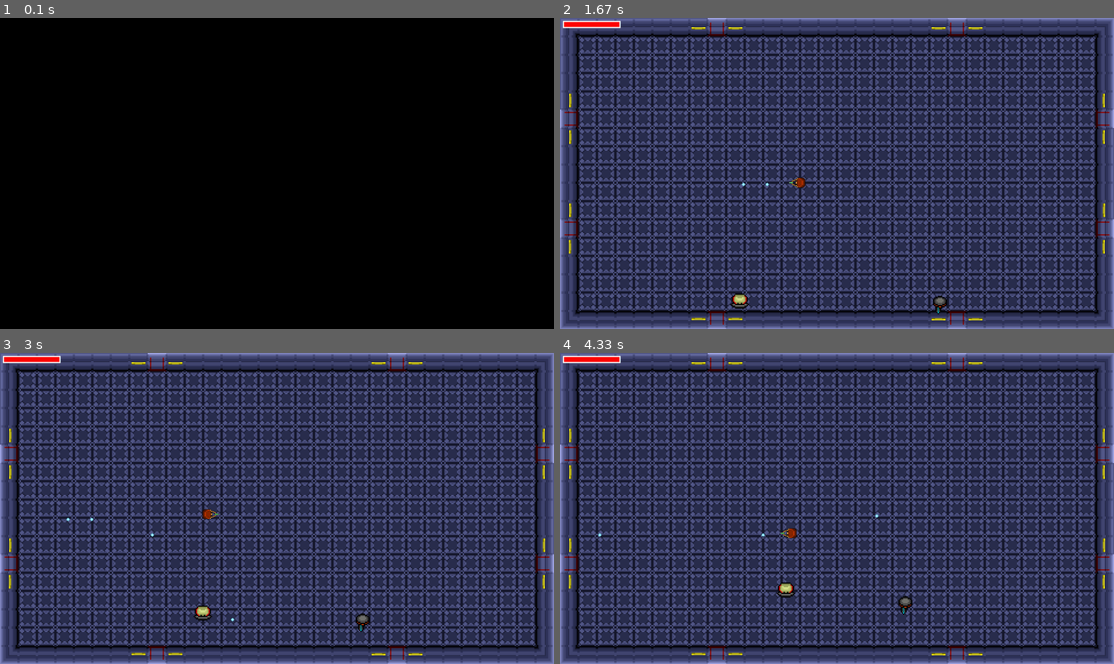
Above: before the commit, frames 1-4 (two rows, left to right).
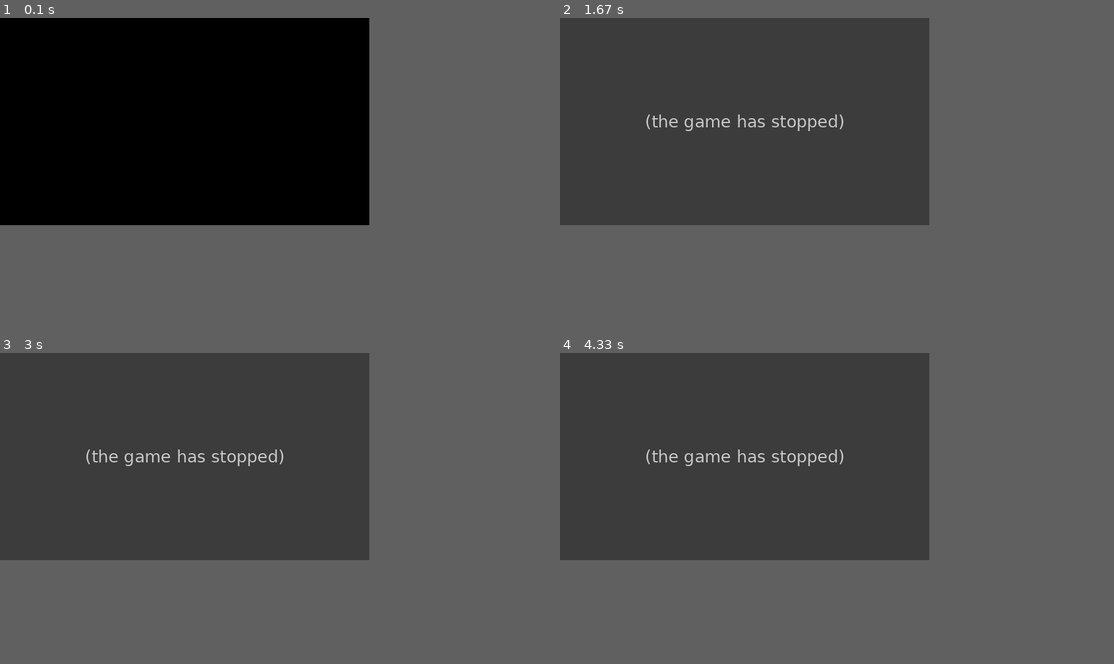
Above: after the commit, the same moments.

Repository: Jay-J-Williams/iTeamA3
Game: pygame game, started from Pygame_GroupProject/SolusMiles.py
Two runs of this game, one before a commit and one after it. Both use one fixed random seed, a clock stepped at 60 frames per second and the inputs below.
Inputs:
- Up to frame 1 (0.1 s): no input
- Up to frame 2 (1.67 s): tap R at 0.33 s; hold Space 0.67-1.2 s; hold A 0.67-1.2 s; hold A from 1.23 s (still down); tap Space at 1.3, 1.6 s
- Up to frame 3 (3 s): release A at 1.77 s; hold S 1.8-2.1 s; tap Space at 1.87, 2.2, 2.5, 2.63 s; hold A 2.13-2.53 s; hold W 2.57-2.93 s; hold D from 2.97 s (still down)
- Up to frame 4 (4.33 s): tap Space at 3.03, 3.33, 3.7, 4.1 s; release D at 3.6 s; hold S 3.63-4 s; hold A from 4.03 s (still down)
In our replay, the window is 900x506 before the commit and 600x337 after it. These sizes can differ from the game's own. Grey fills any space a smaller window leaves; there, only what the larger window draws over its background counts as a difference.

The runs differ from the first frame. In frame 1, only the window size differs. In frame 2, 64% of the frame differs, in the area x 0-100%, y 0-100%; in frame 3, 64%; in frame 4, 64%.
Error after the commit: TypeError: Bullet.Update() missing 1 required positional argument: 'self' (SolusMiles.py lin...; the game stopped at 0.35 s (later frames are placeholders)

Commit message:
Refinements and bullet collision
I have started more refinements in the Refinement.py file. So far have everything that is not an alien.

Took a break to try to deal with the bullet collision issue... didn't work.

Diff:
--- a/Pygame_GroupProject/Adam's_Refinements.py
+++ b/Pygame_GroupProject/Adam's_Refinements.py
@@ -1,220 +1,203 @@
-import pygame, sys
-
-background = pygame.sprite.Group() #Room
-entities = pygame.sprite.Group() #Player/Aliens
-bullets = pygame.sprite.Group() #Bullets
-Bulls = []
-#--------------------------------------------------------------------------------------------------------
-
-#--------------------------------------------------------------------------------------------------------
-class Game:
+import pygame, random, sys
+pygame.init()
+
+background = pygame.sprite.Group()
+user = pygame.sprite.Group()
+bullets = pygame.sprite.Group()
+bulls = []
+
+pistol = [20, 3, 30]
+shotgun = [150, 1, 10]
+smg = [10, 10, 20]
+rifle = [20, 5, 50]
+# Damage [0] | Fire_Rate [1] | Shot_Range [2]
+#--------------------------------------------------------------------------------------------------------
+class Game():
     def __init__(self):
-        pygame.init()
-
-        self.Width = 1920
-        self.Height = 1080
-        self.Tilesize = 64
+        self.width = 1280 #Either 1280 or 1920
+
+        if self.width == 1280:
+            self.height = 720
+            self.size = 48
+        #------------------------------------------------------
+        elif self.width == 1920:
+            self.height = 1080
+            self.size = 64
+
         self.FPS = 60
-
-        # Size possibilities -
-            # 1280 / 720  | Tilesize = 48
-            # 1920 / 1080 | Tilesize = 64
-            # 2560 / 1440 | Tilesize = 96
-            # 3840 / 2160 | Tilesize = 128
-
-        # Simply input the size you want to test
-        # NOTE - This will change when a main menu is implemented
-
-        # - Adam
-
-        self.screen = pygame.display.set_mode((self.Width, self.Height), pygame.FULLSCREEN)
-        self.display_surface = pygame.display.get_surface()
-
-        pygame.display.set_caption("Solus Miles")
+        self.round = 0
         self.clock = pygame.time.Clock()
-
-        self.Create_Map()
-    #------------------------------------------------------
-    def Create_Map(self):
+        pygame.mouse.set_visible(False)
+
+        self.screen = pygame.display.set_mode((self.width, self.height), pygame.FULLSCREEN)
+        self.display = pygame.display.get_surface()
+        pygame.display.set_caption("Solus Miles | Lone Soldier")
+    #------------------------------------------------------
+    def Initialize(self):
         room = "Pygame_GroupProject\Assets\Room\Room.png"
-        Room(room, self.Width, self.Height)
-
-        image = "Pygame_GroupProject\Assets\Player\Player.png"
+        Room(room)
+
         global player
-        player = Player(100, 5, 20, (self.Width / 2), (self.Height / 2), image, [entities], self.Tilesize)
+        playerImage = "Pygame_GroupProject\Assets\Player\Player_Pistol.png"
+        player = Player(100, 5, (game.width / 2), (game.height / 2), playerImage, user, game.size)
     #------------------------------------------------------
     def Run(self):
+        keys = pygame.key.get_pressed()
+
         for event in pygame.event.get():
-            if event.type == pygame.QUIT:
+            if keys[pygame.K_ESCAPE] or event.type == pygame.QUIT or player.health < 1:
                 pygame.quit()
                 sys.exit()
 
-        self.screen.fill("Black")
-        player.Update(self.Width, self.Height, self.Tilesize)
-
-        for b in Bulls:
-            b.Move(self.Height)
-
-        background.draw(self.display_surface)
-        entities.draw(self.display_surface)
-        bullets.draw(self.display_surface)
+        self.screen.fill("black")
+        player.Update()
+        Bullet.Update()
+
+        background.draw(self.display)
+        user.draw(self.display)
+        bullets.draw(self.display)
+
         pygame.display.update()
-
         self.clock.tick(self.FPS)
 #--------------------------------------------------------------------------------------------------------
-
-#--------------------------------------------------------------------------------------------------------
 class Sprite(pygame.sprite.Sprite):
-    def __init__(self, pos, image, groups, tilesize):
-        super().__init__(groups)
+    def __init__(self, pos, image, group, size):
+        super().__init__(group)
         try:
             self.image = pygame.image.load(image).convert_alpha()
         except:
             self.image = image
-        self.image = pygame.transform.scale(self.image, (tilesize, tilesize))
+        self.image = pygame.transform.scale(self.image, (size, size))
         self.rect = self.image.get_rect(topleft = pos)
-# This class will not be dealing with the background (room) anymore
-#--------------------------------------------------------------------------------------------------------
-
 #--------------------------------------------------------------------------------------------------------
 class Room(pygame.sprite.Sprite):
-    def __init__(self, image, width, height):
+    def __init__(self, image):
         super().__init__(background)
         self.image = pygame.image.load(image).convert_alpha()
-        self.image = pygame.transform.scale(self.image, (width, height))
+        self.image = pygame.transform.scale(self.image, (game.width, game.height))
         self.rect = self.image.get_rect(topleft = (0,0))
-# This class has been made to handle the background (room)
-#--------------------------------------------------------------------------------------------------------
-
 #--------------------------------------------------------------------------------------------------------
 class ImageTransformer(pygame.sprite.Sprite):
     def __init__(self, image, degrees):
         self.image = pygame.image.load(image).convert_alpha()
         self.image = pygame.transform.rotate(self.image, degrees)
     #------------------------------------------------------
-    def ReturnImage(self, pos, groups, size):
-        return Sprite(pos, self.image, groups, size)
-#--------------------------------------------------------------------------------------------------------
-
+    def ReturnImage(self, pos, group, size):
+        return Sprite(pos, self.image, group, size)
 #--------------------------------------------------------------------------------------------------------
 class Character():
-    health = None
-    speed = None
-    damage = None
-    x = None
-    y = None
-    image = None
-    groups = None
-    size = None
-    #------------------------------------------------------
-    def __init__(self, health, speed, damage, x, y, image, groups, tilesize):
+    def __init__(self, health, speed, x, y, image, group, size):
         self.health = health
         self.speed = speed
-        self.damage = damage
         self.x = x
         self.y = y
-        self.org_image = image
-        self.groups = groups
-        self.size = tilesize
-        self.char = Sprite((x, y), image, groups, tilesize)
+        self.image = image
+        self.group = group
+        self.size = size
+        self.char = Sprite((x, y), image, group, size)
         self.rect = self.char.rect
 #--------------------------------------------------------------------------------------------------------
-
-#--------------------------------------------------------------------------------------------------------
 class Player(Character):
-    weapon = None
-    powerUp = None
-    #------------------------------------------------------
-    def __init__(self, health, speed, damage, x, y, image, group, size):
-        super().__init__(health, speed, damage, x, y, image, group, size)
-        self.weapon = None
+    def __init__(self, health, speed, x, y, image, group, size):
+        super().__init__(health, speed, x, y, image, group, size)
+        self.weapon = pistol
         self.powerUp = None
-    #------------------------------------------------------
-    def Movement(self, width, height):
+        self.last_move = "down"
+        self.cooldown = 100
+    #------------------------------------------------------
+    def Move(self):
         keys = pygame.key.get_pressed()
-        max_move = self.size * 2
-
-        if keys[pygame.K_a] and self.x > self.size:
-            self.char.kill()
-            self.char = ImageTransformer(self.org_image, 270)
-            self.char = self.char.ReturnImage((self.x, self.y), self.groups, self.size)
+        max_move = game.size * 2
+
+        if keys[pygame.K_a] and self.x > game.size:
+            self.char.kill()
+            self.char = ImageTransformer(self.image, 270)
+            self.char = self.char.ReturnImage((self.x, self.y), [user], self.size)
             self.x -= self.speed
+            self.last_move = "left"
+            #------------------------------------------------------
+        elif keys[pygame.K_d] and self.x < game.width - max_move:
+            self.char.kill()
+            self.char = ImageTransformer(self.image, 90)
+            self.char = self.char.ReturnImage((self.x, self.y), [user], self.size)
+            self.x += self.speed
+            self.last_move = "right"
+            #------------------------------------------------------
+        elif keys[pygame.K_w] and self.y > game.size:
+            self.char.kill()
+            self.char = ImageTransformer(self.image, 180)
+            self.char = self.char.ReturnImage((self.x, self.y), [user], self.size)
+            self.y -= self.speed
+            self.last_move = "up"
+            #------------------------------------------------------
+        elif keys[pygame.K_s] and self.y < game.height - max_move:
+            self.char.kill()
+            self.char = ImageTransformer(self.image, 0)
+            self.char = self.char.ReturnImage((self.x, self.y), [user], self.size)
+            self.y += self.speed
+            self.last_move = "down"
+    #------------------------------------------------------
+    def Shoot(self):
+        keys = pygame.key.get_pressed()
+        mouse = pygame.mouse.get_pressed()
         #------------------------------------------------------
-        elif keys[pygame.K_d] and self.x < (width - max_move):
-            self.char.kill()
-            self.char = ImageTransformer(self.org_image, 90)
-            self.char = self.char.ReturnImage((self.x, self.y), self.groups, self.size)
-            self.x += self.speed
-        #------------------------------------------------------
-        elif keys[pygame.K_w] and self.y > self.size:
-            self.char.kill()
-            self.char = ImageTransformer(self.org_image, 180)
-            self.char = self.char.ReturnImage((self.x, self.y), self.groups, self.size)
-            self.y -= self.speed
-        #------------------------------------------------------
-        elif keys[pygame.K_s] and self.y < (height - max_move):
-            self.char.kill()
-            self.char = ImageTransformer(self.org_image, 0)
-            self.char = self.char.ReturnImage((self.x, self.y), self.groups, self.size)
-            self.y += self.speed
-    #------------------------------------------------------
-    def Shoot(self, tilesize):
-        keys = pygame.key.get_pressed()
-        mouse_clicks = pygame.mouse.get_pressed()
-
-        if keys[pygame.K_SPACE] or mouse_clicks[0]: # [0] = Left Click
-            Bullet(self.x, self.y, tilesize)
-            self.weapon.isShot = True
-    #------------------------------------------------------
-    def Update(self, width, height, tilesize):
-        self.Movement(width, height)
-        #self.Shoot(tilesize)
-#--------------------------------------------------------------------------------------------------------
-
-#--------------------------------------------------------------------------------------------------------
-class Weapon():
-    damage = None
-    fireRate = None
-    shotRange = None
-    isShot = None
-    #------------------------------------------------------
-    def __init__(self, damage, fireRate, shotRange):
-        self.damage = damage
-        self.fireRate = fireRate
-        self.shotRange = shotRange
-        self.isShot = False
-#--------------------------------------------------------------------------------------------------------
-
-#--------------------------------------------------------------------------------------------------------
-class Bullet(pygame.sprite.Sprite):
-    x = None
-    y = None
-    speed = None
-    image = None
-    #------------------------------------------------------
-    def __init__(self, x, y, tilesize):
+        if self.cooldown >= 100:
+            if keys[pygame.K_SPACE] or mouse[0]:
+                if self.last_move == "up":
+                    B = Bullet((self.x + (game.size / 2)), (self.y - (game.size / 2)))
+                elif self.last_move == "down":
+                    B = Bullet((self.x + (game.size / 2)), (self.y + (game.size / 2)))
+                elif self.last_move == "left":
+                    B = Bullet((self.x - (game.size / 2)), (self.y + (game.size / 2)))
+                elif self.last_move == "right":
+                    B = Bullet((self.x + (game.size / 2)), (self.y + (game.size / 2)))
+                self.cooldown = 0
+                bulls.append(B)
+        else:
+            self.cooldown += self.weapon[0]
+    #------------------------------------------------------
+    def Update(self):
+        self.Move()
+        self.Shoot()
+#--------------------------------------------------------------------------------------------------------
+class Bullet():
+    def __init__(self, x, y):
         self.x = x
         self.y = y
-        self.speed = 20
-        self.size = tilesize
-        self.image = "Pygame_GroupProject\Assets\Bullet\Bullet.png"
-        self.char = Sprite(((x + 24 / 2), (y + 24 / 2)), self.image, [bullets], (tilesize / 4))
+        self.speed = 5
+        self.direction = player.last_move
+        self.size = game.size / 8
+        self.group = bullets
+        self.image = "Pygame_GroupProject/Assets/Bullet/Bullet.png"
+        self.char = Sprite((x, y), self.image, [bullets], self.size)
         self.rect = self.char.rect
-
-        Bulls.append(self)
-    #------------------------------------------------------
-    def Move(self, height):
-        max_size = self.size * 2
-        try:
-            if self.y < (height - max_size):
-                self.y += self.speed
-        except Exception as e:
-            print(e)
-            print("Fail")
-#--------------------------------------------------------------------------------------------------------
-
+    #------------------------------------------------------
+    def Move(self):
+        if self.direction == "up":
+            self.y -= self.speed
+        elif self.direction == "down":
+            self.y += self.speed
+        elif self.direction == "left":
+            self.x -= self.speed
+        elif self.direction == "right":
+            self.x += self.speed
+    #------------------------------------------------------
+    def Update():
+        for b in bulls:
+            b.char.kill()
+            b.char = Sprite((b.x, b.y), b.image, b.group, b.size)
+            b.rect = b.char.rect
+            if b.x > (game.width - game.size) or b.x < game.size:
+                b.char.kill()
+                del(b)
+            elif b.y > (game.height - game.size) or b.y < game.size:
+                b.char.kill()
+                del(b)
+            else:
+                b.Move()
 #--------------------------------------------------------------------------------------------------------
 game = Game()
+game.Initialize()
 
 while True:
     game.Run()
--- a/Pygame_GroupProject/SolusMiles.py
+++ b/Pygame_GroupProject/SolusMiles.py
@@ -25,7 +25,7 @@
     def __init__(self):
         pygame.init()
 
-        self.Width = 1920
+        self.Width = 1280
         #Either 1280 or 1920
         #------------------------------------------------------
         if self.Width == 1280:
@@ -89,7 +89,7 @@
 
         player.Update()
         GameManager.update_aliens()
-        Bullet.update_bullets()
+        Bullet.Update()
         GameManager.manage_rounds()
 
         background.draw(self.display_surface)
@@ -271,35 +271,17 @@
         elif self.direction == "left":
             self.x -= self.speed
     #------------------------------------------------------
-    #def Collision(self):
-        #if len(GameManager.aliens_alive) > 0:
-        #    i = 0
-        #    while(i < len(GameManager.aliens_alive)):
-        #          print(self.x)
-        #          if self.x == GameManager.aliens_alive[i].pos_x and self.y == GameManager.aliens_alive[i].pos_y:
-        #             GameManager.aliens_alive[i].health -= player.weapon.damage
-        #             self.char.kill()
-        #             del(self)
-        #             print("It's Aliiiiiiive! ...wait")
-        #          i += 1
-
-    def Collide(self):
-        hit = pygame.sprite.spritecollide(self.char, aliens, False)
-
-        if hit:
-            self.char.kill()
-            del(self)
-            print("Something happened")
-
-    @staticmethod
-    def update_bullets():
+    def Update(self):
+        self.Move()
         if len(Bulls) > 0:
-            i = 0
-            while(i < len(Bulls)):
+            hit = pygame.sprite.spritecollide(self, aliens, False)
+            if hit:
+                self.char.kill()
+                del()
+            else:
                 Bulls[i].char.kill()
                 Bulls[i].char = ImageTransformer(Bulls[i].org_image, 0)
                 Bulls[i].char = Bulls[i].char.ReturnImage((Bulls[i].x, Bulls[i].y), Bulls[i].group, Bulls[i].size)
-                #Bulls[i].Collide()
                 #------------------------------------------------------
                 if Bulls[i].x > game.Tilesize * 29 or Bulls[i].x < game.Tilesize:
                     Bulls[i].char.kill()
@@ -308,11 +290,6 @@
                 elif Bulls[i].y > game.Tilesize * 16 or Bulls[i].y < game.Tilesize:
                     Bulls[i].char.kill()
                     del(Bulls[i])
-                #------------------------------------------------------
-                else:
-                    Bulls[i].Move()
-                #------------------------------------------------------
-                i+= 1
 #--------------------------------------------------------------------------------------------------------
 
 #--------------------------------------------------------------------------------------------------------
@@ -343,8 +320,6 @@
         hit = pygame.sprite.spritecollide(self.char, bullets, False)
 
         if hit:
-            hit[0].kill()
-            del(hit[0])
             self.health -= player.weapon.damage
 
     @staticmethod
Binary file added: Pygame_GroupProject/Assets/Bullet/Bullet_Hit.png
